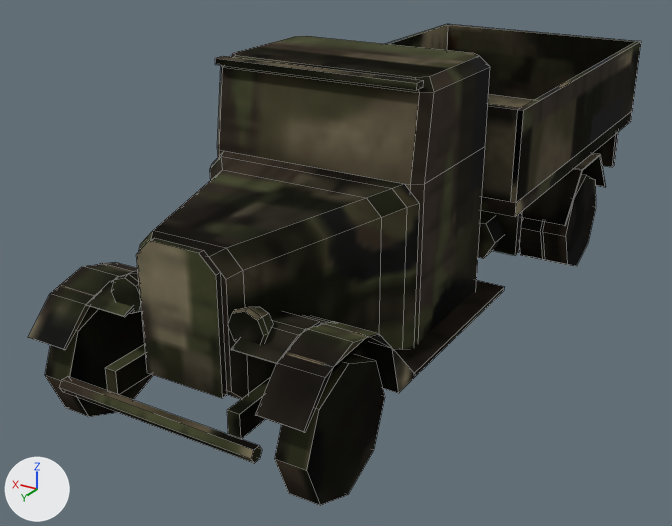
Two versions of the Blender file models/PF621L_OPEN/PF621L_OPEN_LOW.blend, one commit apart.
One viewpoint serves both versions: a 50 mm camera at (-2.95, 5.69, 3.11) aimed at (0.27, 0.32, 0.42). Lighting does not change. The marker at lower left points along +X, +Y and +Z. The picture after the commit comes second. Mesh edges are drawn as thin lines.

Objects in the first picture: 'Chassis', 'Roue_02', 'Roue_Droite_01', 'Roue_Gauche_01'.
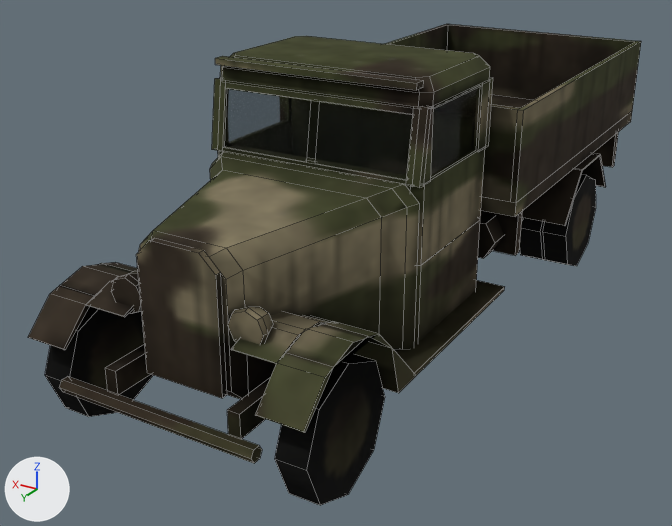
Diff of the bpy script that builds the scene:
```diff
--- a/models/PF621L_OPEN/PF621L_OPEN_LOW.blend.py
+++ b/models/PF621L_OPEN/PF621L_OPEN_LOW.blend.py
@@ mat_m_vitre @@
+mat_m_vitre = principled_material('M_Vitre')
+mat_m_vitre.base_color = (0.0, 0.0, 0.0)  # black #000000
+mat_m_vitre.roughness = 0.05
+mat_m_vitre.alpha = 0.298
@@ me_chassis @@
 # used by ob_chassis; location = (0.0, 0.0, 0.0)
-me_chassis.from_pydata(...)  # 370 vertices, 262 faces; spans x -1.01..1.01, y -2.93..2.65, z 0.34..2.0
+me_chassis.from_pydata(...)  # 570 vertices, 408 faces; spans x -1.01..1.01, y -2.93..2.65, z 0.34..2.0
+# me_chassis part 1: a new loose piece, a box spanning x -0.75..-0.715, y 0.12..0.24, z 1.4..1.85, in mat_m_tk
+# me_chassis part 2: a new loose piece, a box spanning x -0.75..-0.715, y 0.24..0.95, z 1.83..1.85, in mat_m_tk
+# me_chassis part 3: a new loose piece, a box spanning x -0.75..-0.7, y 0.07..0.12, z 1.4..1.85, in mat_m_tk
+# me_chassis part 4: the loose piece of 8 vertices spanning x -0.7..0.7, y 0.99..1.07, z 1.96..2.0 is copied, and the copy is scaled about its middle by (0.943, 0.438, 0.75), then moved by (0.0, 0.04, -0.56); it spans x -0.66..0.66, y 1.05..1.09, z 1.4..1.43
+# me_chassis part 5: the loose piece of 8 vertices spanning x -0.7..0.7, y 0.99..1.07, z 1.96..2.0 is copied, and the copy is scaled about its middle by (0.943, 0.438, 1.25), then moved by (0.0, -0.02, -0.15); it spans x -0.66..0.66, y 0.99..1.03, z 1.8..1.85
+# me_chassis part 6: a new loose piece, a box spanning x -0.69..0.69, y 0.13..0.23, z 1.12..1.62, in mat_m_tk
+# me_chassis part 7: 104 vertices added at x -0.75..0.75, y 0.07..1.09, z 0.9..1.85
+# me_chassis part 8: 244 kept faces spanning x -1.01..1.01, y -2.93..2.65, z 0.34..2.0 get new texture (UV) coordinates
+# other edits to the shape of me_chassis do not show in these pictures
 me_chassis.materials.append(mat_m_tk)
+me_chassis.materials.append(mat_m_vitre)  # black #000000
```

Changed parts and their boxes [x1, y1, x2, y2] in the pictures (672 x 526 px):
part 1 of me_chassis, added: after [476, 79, 490, 150]
part 2 of me_chassis, added: after [434, 83, 483, 109]
part 3 of me_chassis, added: after [486, 77, 493, 147]
part 4 of me_chassis, added: after [223, 147, 406, 184]
part 5 of me_chassis, added: after [226, 81, 413, 115]
part 6 of me_chassis, added: after [307, 101, 320, 159]
part 7 of me_chassis, added: after [212, 65, 490, 343]
part 8 of me_chassis, surface changed: [28, 24, 641, 461] in both
